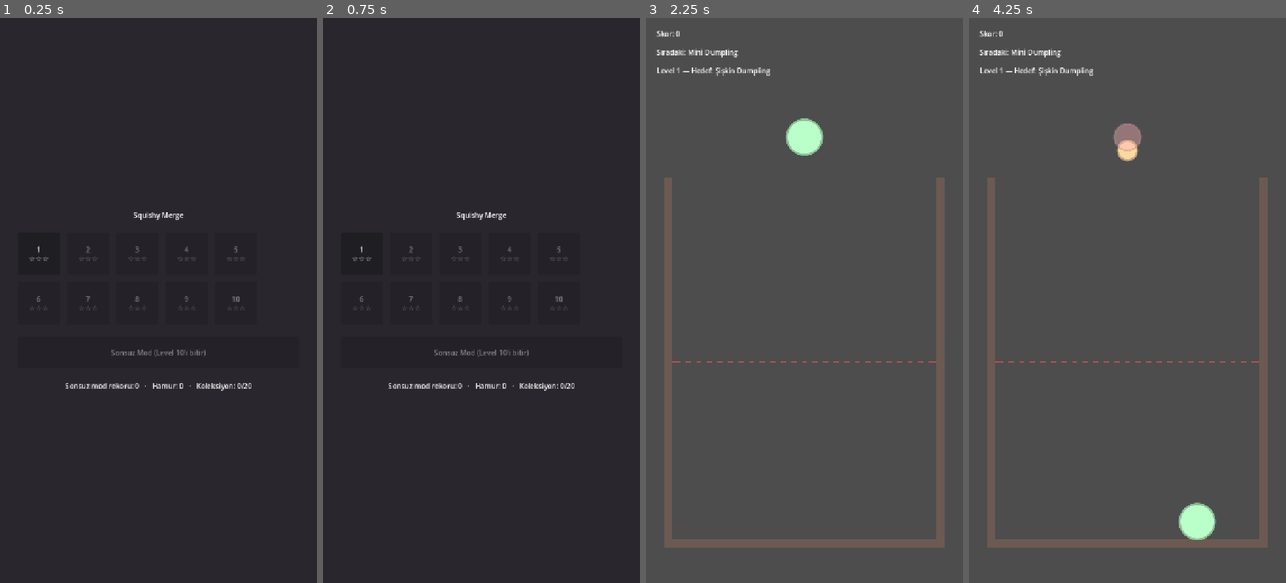
Above: before the commit, frames 1-4 (left to right).
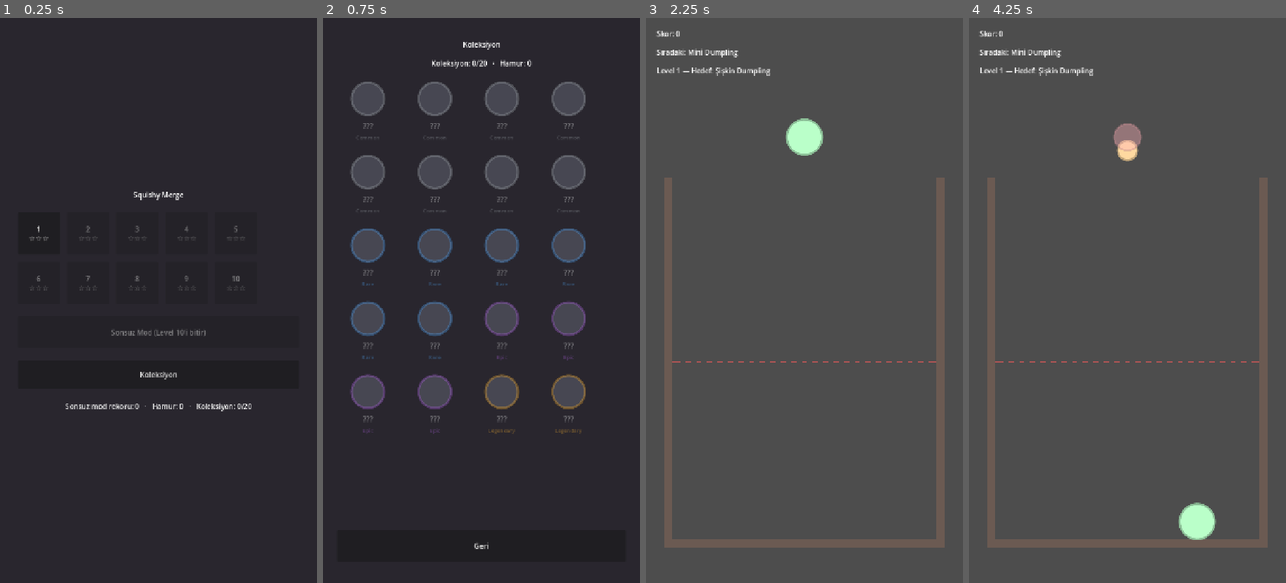
Above: after the commit, the same moments.

Repository: oguzhanbilgi/Squishy-Merge
Game: Godot game, scene res://scenes/main.tscn
Same seed, same stepped clock (60 frames per second), same inputs: the game is played once before the commit and once after it.
Inputs (mouse positions are in pixels of both pictures, inside the frame that each line leads up to):
- Up to frame 1 (0.25 s): no input
- Up to frame 2 (0.75 s): click (481, 373) at 0.5 s, where only the run after the commit has a clickable "Koleksiyon"
- Up to frame 3 (2.25 s): click (804, 543) at 1.25 s, where only the run after the commit has a clickable "Geri"; click "1 ☆☆☆" at 2 s
- Up to frame 4 (4.25 s): tap Enter at 2.75 s; move the mouse to (1197, 272) at 2.77 s; click (1197, 272) at 2.92 s; drag from (1064, 328) to (1127, 362) at 3.52 s

The runs differ from the first frame. In frame 1, 1.6% of the frame differs, in the area x 9-80%, y 30-70%; in frame 2, 12%, in the area x 8-83%, y 4-94%; in frame 3, less than 0.1%; in frame 4, less than 0.1%.

Commit message:
[M4] Koleksiyon albümü
- 20 skinlik grid (GAME_DESIGN §5.3): açılmamışlar silüet ve "???" olarak
  görünüyor, rarity çerçeve renginden okunuyor
- SkinSwatch: placeholder daire görseli, gerçek skin görselleri M7'de
- İlerleme sayacı (x/20) ve Hamur bakiyesi
- Level seçim ekranına "Koleksiyon" butonu ve akış bağlantısı

Co-Authored-By: Claude Opus 5 <noreply@anthropic.com>

Diff:
--- /dev/null
+++ b/scenes/ui/collection_album.tscn
@@ -0,0 +1,44 @@
+[gd_scene load_steps=2 format=3]
+
+[ext_resource type="Script" path="res://scripts/ui/collection_album.gd" id="1_album"]
+
+[node name="CollectionAlbum" type="CanvasLayer"]
+layer = 6
+script = ExtResource("1_album")
+
+[node name="Background" type="ColorRect" parent="."]
+anchor_right = 1.0
+anchor_bottom = 1.0
+color = Color(0.16, 0.15, 0.18, 1)
+
+[node name="Margin" type="MarginContainer" parent="."]
+anchor_right = 1.0
+anchor_bottom = 1.0
+theme_override_constants/margin_left = 32
+theme_override_constants/margin_top = 48
+theme_override_constants/margin_right = 32
+theme_override_constants/margin_bottom = 48
+
+[node name="VBox" type="VBoxContainer" parent="Margin"]
+theme_override_constants/separation = 20
+
+[node name="Title" type="Label" parent="Margin/VBox"]
+horizontal_alignment = 1
+text = "Koleksiyon"
+
+[node name="Progress" type="Label" parent="Margin/VBox"]
+horizontal_alignment = 1
+text = "Koleksiyon: 0/20"
+
+[node name="Scroll" type="ScrollContainer" parent="Margin/VBox"]
+size_flags_vertical = 3
+
+[node name="Grid" type="GridContainer" parent="Margin/VBox/Scroll"]
+size_flags_horizontal = 3
+columns = 4
+theme_override_constants/h_separation = 12
+theme_override_constants/v_separation = 16
+
+[node name="Back" type="Button" parent="Margin/VBox"]
+custom_minimum_size = Vector2(0, 72)
+text = "Geri"
--- a/scenes/ui/level_select.tscn
+++ b/scenes/ui/level_select.tscn
@@ -36,6 +36,10 @@
 custom_minimum_size = Vector2(0, 72)
 text = "Sonsuz Mod"
 
+[node name="Collection" type="Button" parent="Margin/VBox"]
+custom_minimum_size = Vector2(0, 64)
+text = "Koleksiyon"
+
 [node name="Record" type="Label" parent="Margin/VBox"]
 horizontal_alignment = 1
 text = "Sonsuz mod rekoru: 0"
--- a/scripts/main.gd
+++ b/scripts/main.gd
@@ -6,6 +6,7 @@
 const LEVEL_SELECT_SCENE: PackedScene = preload("res://scenes/ui/level_select.tscn")
 const GAME_BOARD_SCENE: PackedScene = preload("res://scenes/game/game_board.tscn")
 const ROUND_RESULT_SCENE: PackedScene = preload("res://scenes/ui/round_result.tscn")
+const COLLECTION_SCENE: PackedScene = preload("res://scenes/ui/collection_album.tscn")
 
 ## Round bitip sonuç ekranı açılmadan önceki kısa nefes payı — son merge'in
 ## efekti ekranda kalsın diye.
@@ -14,6 +15,7 @@
 var _select: CanvasLayer
 var _board: Node2D
 var _result: CanvasLayer
+var _album: CanvasLayer
 var _current_level: LevelData
 
 
@@ -25,7 +27,13 @@
 
 	_select = LEVEL_SELECT_SCENE.instantiate()
 	_select.level_chosen.connect(_start_level)
+	_select.collection_pressed.connect(_on_collection_pressed)
 	add_child(_select)
+
+	_album = COLLECTION_SCENE.instantiate()
+	_album.closed.connect(_on_album_closed)
+	add_child(_album)
+	_album.visible = false
 
 
 func _start_level(level: LevelData) -> void:
@@ -81,6 +89,18 @@
 	return rewards
 
 
+func _on_collection_pressed() -> void:
+	_select.visible = false
+	_album.refresh()
+	_album.visible = true
+
+
+func _on_album_closed() -> void:
+	_album.visible = false
+	_select.refresh()
+	_select.visible = true
+
+
 func _on_retry_pressed() -> void:
 	_start_level(_current_level)
 
--- /dev/null
+++ b/scripts/ui/collection_album.gd
@@ -0,0 +1,67 @@
+extends CanvasLayer
+## Koleksiyon albümü (GAME_DESIGN.md §5.3): grid, kaç skin'den kaçı açıldı,
+## açılmamışlar silüet. Skin listesi SkinLibrary'den geliyor — yeni .tres
+## eklemek yeterli, bu ekran kod değişmeden büyür.
+
+signal closed
+
+const COLUMNS: int = 4
+const CARD_SIZE: Vector2 = Vector2(140.0, 150.0)
+## Açılmamış skin'in silüet rengi — tint'i gizler, sadece siluet kalır.
+const LOCKED_COLOR: Color = Color(0.28, 0.28, 0.32)
+
+@onready var _grid: GridContainer = $Margin/VBox/Scroll/Grid
+@onready var _progress: Label = $Margin/VBox/Progress
+@onready var _back: Button = $Margin/VBox/Back
+
+
+func _ready() -> void:
+	_grid.columns = COLUMNS
+	_back.pressed.connect(func() -> void: closed.emit())
+	refresh()
+
+
+func refresh() -> void:
+	for child in _grid.get_children():
+		child.queue_free()
+
+	var owned_count: int = 0
+	for skin in SkinLibrary.all():
+		var owned: bool = SaveManager.owns_skin(skin.id)
+		if owned:
+			owned_count += 1
+		_grid.add_child(_make_card(skin, owned))
+
+	_progress.text = "Koleksiyon: %d/%d   ·   Hamur: %d" % [
+		owned_count, SkinLibrary.total_count(), SaveManager.dough()]
+
+
+func _make_card(skin: SkinData, owned: bool) -> Control:
+	var card := VBoxContainer.new()
+	card.custom_minimum_size = CARD_SIZE
+	card.alignment = BoxContainer.ALIGNMENT_CENTER
+	card.add_theme_constant_override("separation", 6)
+
+	# Placeholder görsel: skin tint'inde bir daire. Açılmamışsa düz silüet.
+	var swatch := SkinSwatch.new()
+	swatch.custom_minimum_size = Vector2(88.0, 88.0)
+	swatch.setup(LOCKED_COLOR if not owned else skin.tint,
+		SkinData.rarity_color(skin.rarity), owned)
+	card.add_child(swatch)
+
+	var name_label := Label.new()
+	name_label.text = skin.display_name if owned else "???"
+	name_label.horizontal_alignment = HORIZONTAL_ALIGNMENT_CENTER
+	name_label.modulate = Color.WHITE if owned else Color(1, 1, 1, 0.45)
+	card.add_child(name_label)
+
+	var rarity_label := Label.new()
+	rarity_label.text = SkinData.rarity_name(skin.rarity)
+	rarity_label.horizontal_alignment = HORIZONTAL_ALIGNMENT_CENTER
+	rarity_label.add_theme_font_size_override("font_size", 12)
+	rarity_label.modulate = SkinData.rarity_color(skin.rarity)
+	if not owned:
+		rarity_label.modulate.a = 0.4
+	card.add_child(rarity_label)
+
+	return card
--- a/scripts/ui/level_select.gd
+++ b/scripts/ui/level_select.gd
@@ -4,17 +4,20 @@
 ## henüz yok — bu ekran şimdilik işlevsel, görsel hâli owner asset'leriyle gelecek.
 
 signal level_chosen(level: LevelData)
+signal collection_pressed
 
 var _levels: Array[LevelData] = []
 
 @onready var _grid: GridContainer = $Margin/VBox/Grid
 @onready var _endless_button: Button = $Margin/VBox/Endless
+@onready var _collection_button: Button = $Margin/VBox/Collection
 @onready var _record_label: Label = $Margin/VBox/Record
 
 
 func _ready() -> void:
 	_levels = LevelLibrary.load_levels()
 	_endless_button.pressed.connect(_on_endless_pressed)
+	_collection_button.pressed.connect(func() -> void: collection_pressed.emit())
 	refresh()
 
 
--- /dev/null
+++ b/scripts/ui/skin_swatch.gd
@@ -0,0 +1,30 @@
+class_name SkinSwatch
+extends Control
+## Koleksiyon kartındaki placeholder skin görseli: dolu bir daire + rarity
+## renginde çerçeve. Açılmamış skin'de daire düz silüet rengine düşer
+## (GAME_DESIGN.md §5.3). Gerçek skin görselleri M7'de owner'dan gelecek.
+
+var fill_color: Color = Color.WHITE
+var ring_color: Color = Color.WHITE
+var unlocked: bool = false
+
+
+func setup(new_fill: Color, new_ring: Color, is_unlocked: bool) -> void:
+	fill_color = new_fill
+	ring_color = new_ring
+	unlocked = is_unlocked
+	queue_redraw()
+
+
+func _draw() -> void:
+	var center: Vector2 = size * 0.5
+	var radius: float = minf(size.x, size.y) * 0.42
+	draw_circle(center, radius, fill_color)
+	var ring := ring_color
+	if not unlocked:
+		ring.a = 0.35
+	draw_arc(center, radius, 0.0, TAU, 48, ring, 4.0, true)
+	if unlocked:
+		# Küçük bir parlama — açık skin'i bir bakışta ayırt etmek için.
+		draw_circle(center - Vector2(radius * 0.3, radius * 0.35), radius * 0.18,
+			Color(1, 1, 1, 0.45))
Not shown, added: scripts/ui/collection_album.gd.uid
Not shown, added: scripts/ui/skin_swatch.gd.uid
Not shown, changed: DEVLOG.md
